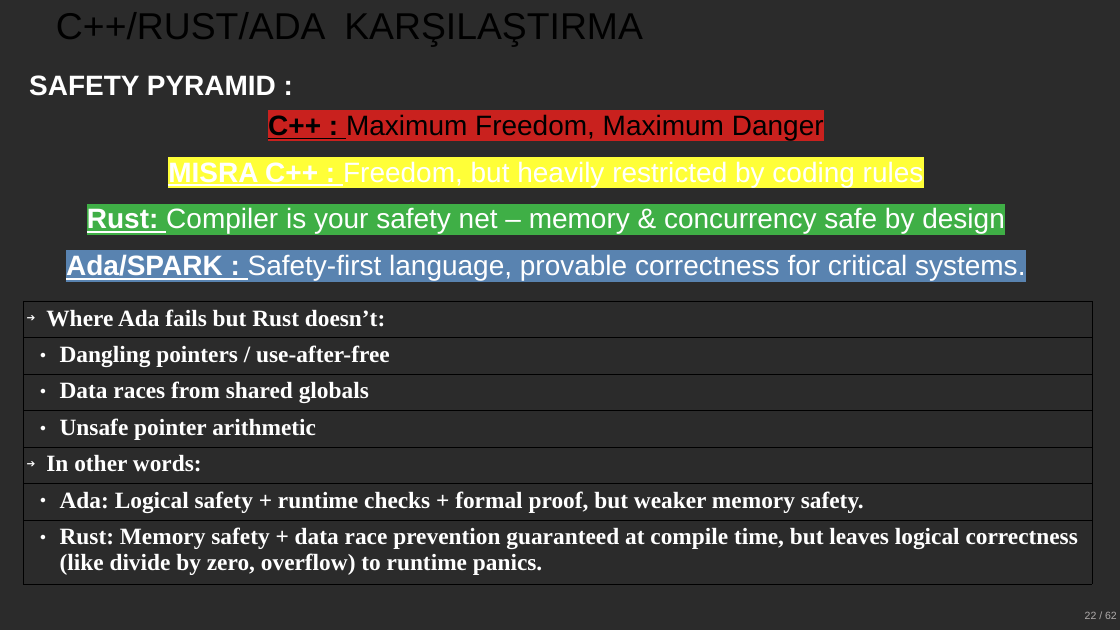
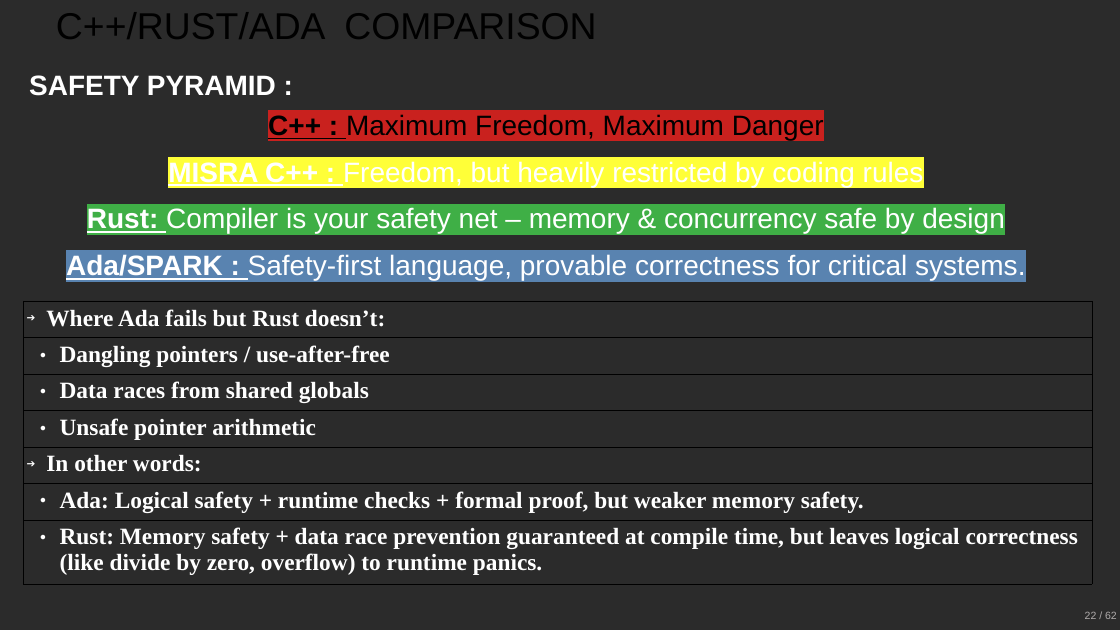
Before and after one commit to havelsan/rust-dev-env, a slide deck: slide 22 of rust-introduction.odp. Drawn at 1120x630 pixels with LibreOffice and Linux fonts; fonts in the diff are those of the drawing; background and template pictures are left out; a plain dark background stands for a picture behind light text. Boxes give left, top, right and bottom in pixels: in the first picture for what was removed or moved away, otherwise in the second. Text is boxed around its words. In the diff, an @@ line names an element or a change of style, - is before the commit and + after.

```diff
--- a/rust-introduction.odp
+++ b/rust-introduction.odp
@@ title at (x1=56, y1=12, x2=596, y2=39): text changed @@
-C++/RUST/ADA KARŞILAŞTIRMA
+C++/RUST/ADA COMPARISON
```
Also in this commit, not shown: 5 other slides changed.
